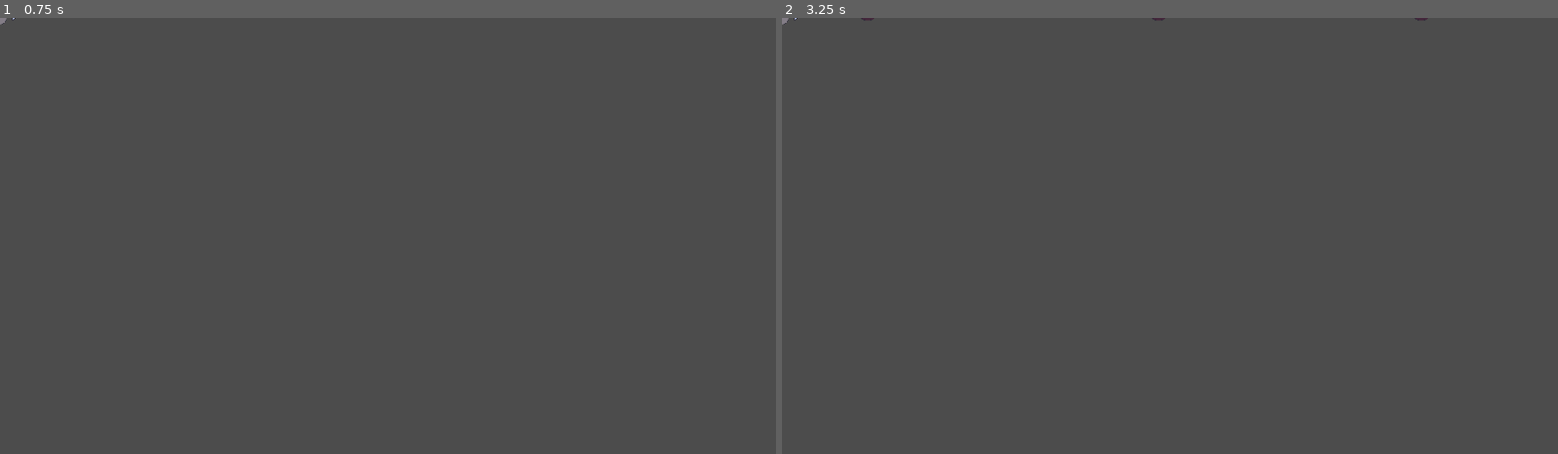
Above: before the commit, frames 1-2 (left to right).
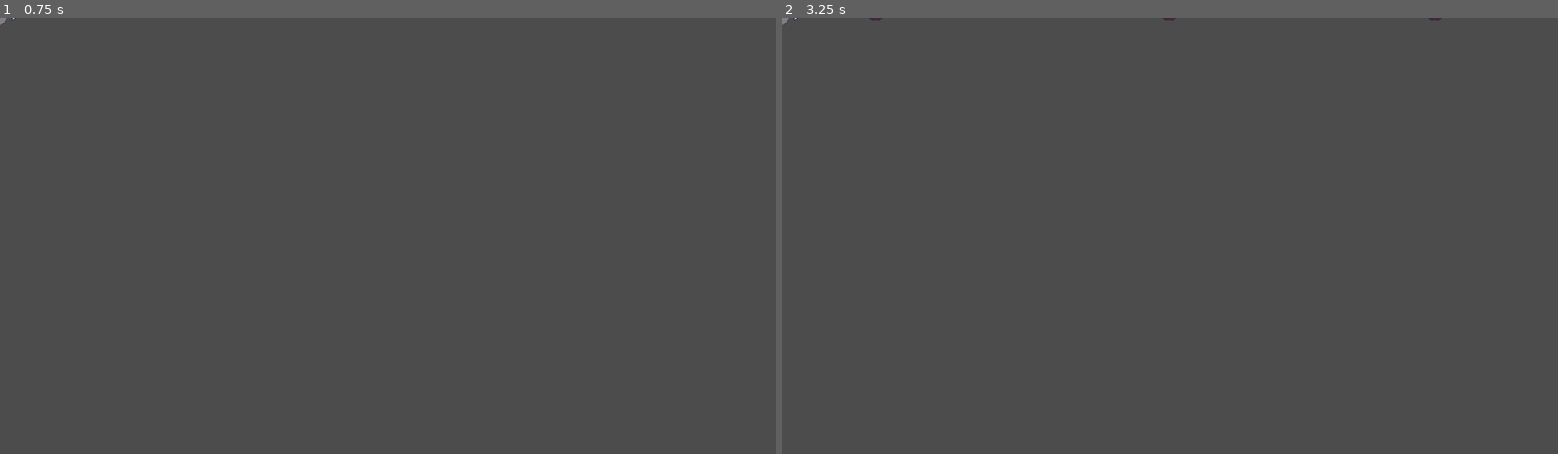
Above: after the commit, the same moments.

Repository: CannibalCowsRanch/Gravitone
Game: Godot game, scene res://entities/Cannon.tscn
Two runs of this game, one before a commit and one after it. Both use one fixed random seed, a clock stepped at 60 frames per second and the inputs below. This scene is started directly instead of the project's main scene.
Inputs:
- Up to frame 1 (0.75 s): tap Enter at 0.5 s
- Up to frame 2 (3.25 s): tap Space at 1.25, 2.75 s; tap Enter at 2 s

Frame 1 is identical in both runs. In frame 2, less than 0.1% of the frame differs, in the area x 10-85%, y 0-1%.

Commit message:
Added life collision universe things...

Diff:
--- a/entities/Bullet.gd
+++ b/entities/Bullet.gd
@@ -10,3 +10,9 @@
 func _on_Timer_timeout() -> void:
 	# If timer reaches timeout we will destory the object.
 	self.queue_free()
+
+func _on_body_entered(body: Node) -> void:
+	body.health -= 10
+	if body.health <= 0:
+		body.queue_free()
+	self.queue_free()
--- a/entities/Bullet.tscn
+++ b/entities/Bullet.tscn
@@ -10,7 +10,9 @@
 [sub_resource type="CircleShape2D" id=2]
 radius = 13.9138
 
-[node name="Bullet" instance=ExtResource( 1 )]
+[node name="Bullet" index="0" instance=ExtResource( 1 )]
+contacts_reported = 1
+contact_monitor = true
 script = ExtResource( 2 )
 
 [node name="CollisionShape2D" parent="." index="0"]
@@ -26,7 +28,7 @@
 wait_time = 5.0
 one_shot = true
 autostart = true
-
+[connection signal="body_entered" from="." to="." method="_on_body_entered"]
 [connection signal="timeout" from="Timer" to="." method="_on_Timer_timeout"]
 
 [editable path="Gravitor"]
--- a/entities/Cannon.tscn
+++ b/entities/Cannon.tscn
@@ -30,7 +30,7 @@
 [node name="Direction" type="Node2D" parent="." index="4"]
 
 [node name="SpawnPoint" type="Position2D" parent="Direction" index="0"]
-position = Vector2( 16, 0 )
+position = Vector2( 25, 0 )
 
 [node name="Sprite" type="Sprite" parent="Direction" index="1"]
 position = Vector2( 17, 0 )
@@ -45,7 +45,6 @@
 custom_fonts/font = SubResource( 2 )
 text = "0"
 align = 1
-
 [connection signal="timeout" from="Timer" to="." method="_on_Timer_timeout"]
 
 [editable path="Gravitor"]
